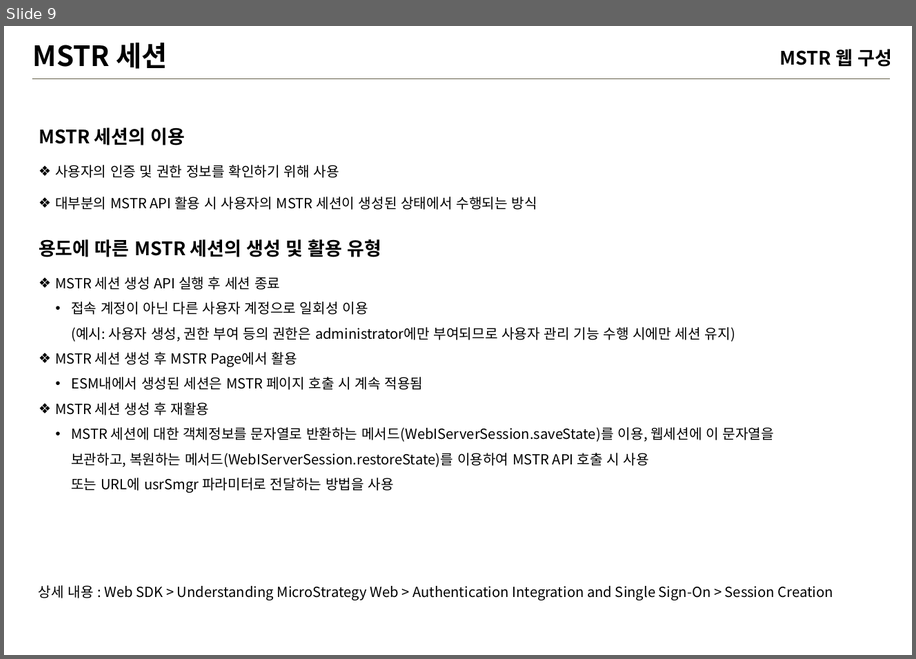
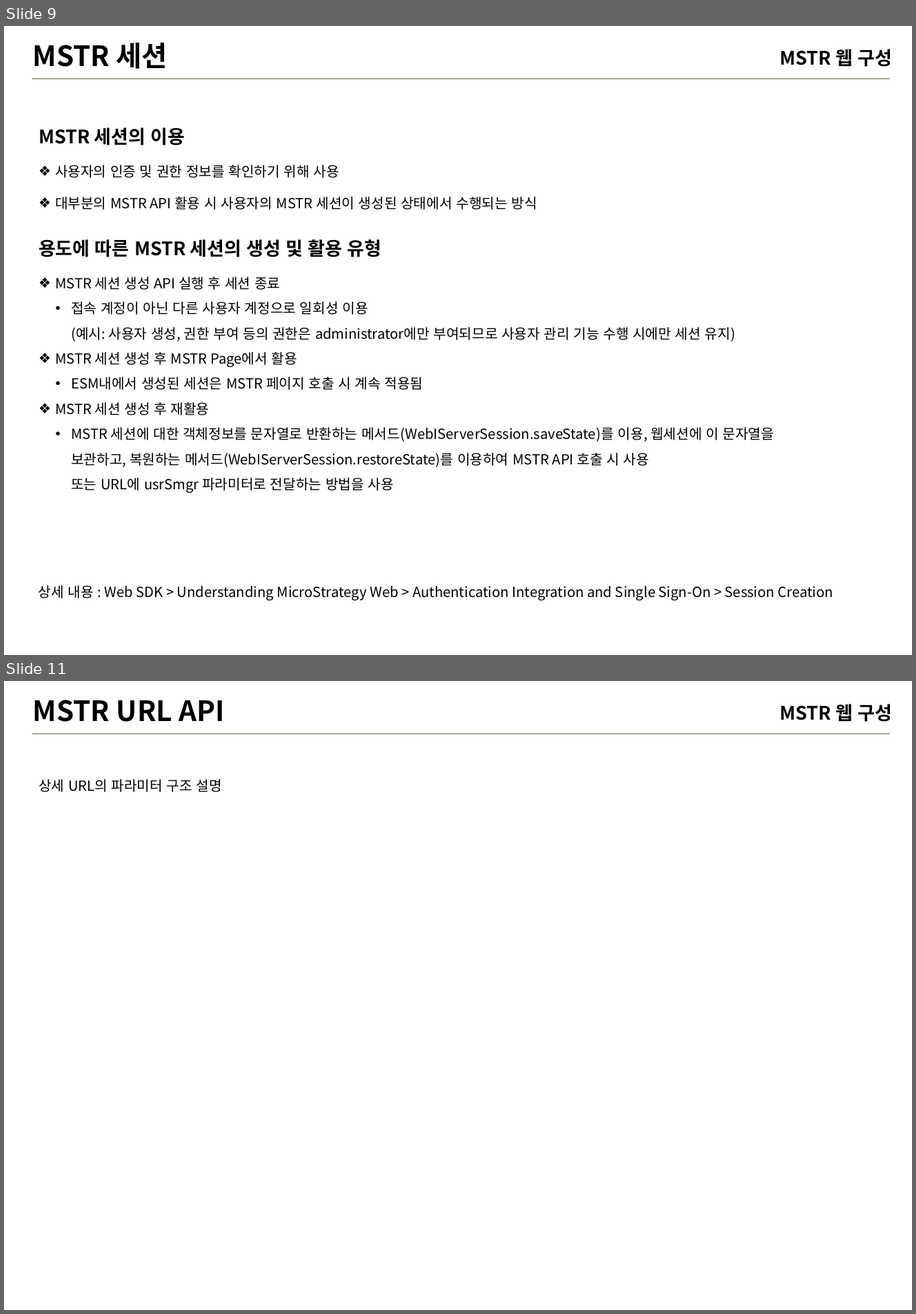
Before and after one commit to iused5/document, a slide deck: MSTR 웹교육/MSTR-웹.pptx. Shown one above the other, each under a label of ours: slide 9 before the commit, slides 9 and 11 after it; the slides between them are not shown. The pictures are 916x659 and 916x1314 pixels, drawn with LibreOffice and Linux fonts; fonts in the diff are those of the drawing; background and template pictures are left out. Boxes give left, top, right and bottom in pixels: in the first picture for what was removed or moved away, otherwise in the second. Text is boxed around its words. In the diff, an @@ line names an element or a change of style, - is before the commit and + after.

```diff
--- a/MSTR 웹교육/MSTR-웹.pptx
+++ b/MSTR 웹교육/MSTR-웹.pptx
@@ slide 11 added at (x1=4, y1=681, x2=912, y2=1310), background #FFFFFF; not listed: 2 template elements that a slide beside it also shows @@
@@ title added at (x1=33, y1=700, x2=224, y2=722), 24 pt, text #000000, bold @@
+MSTR URL API
@@ text added at (x1=780, y1=704, x2=892, y2=722), 16 pt, text #000000, bold @@
+MSTR 웹 구성
@@ text added at (x1=38, y1=779, x2=222, y2=792), 12 pt, text #000000 @@
+상세 URL의 파라미터 구조 설명
```
Also in this commit, not shown: 1 slide changed, 2 other slides added.
